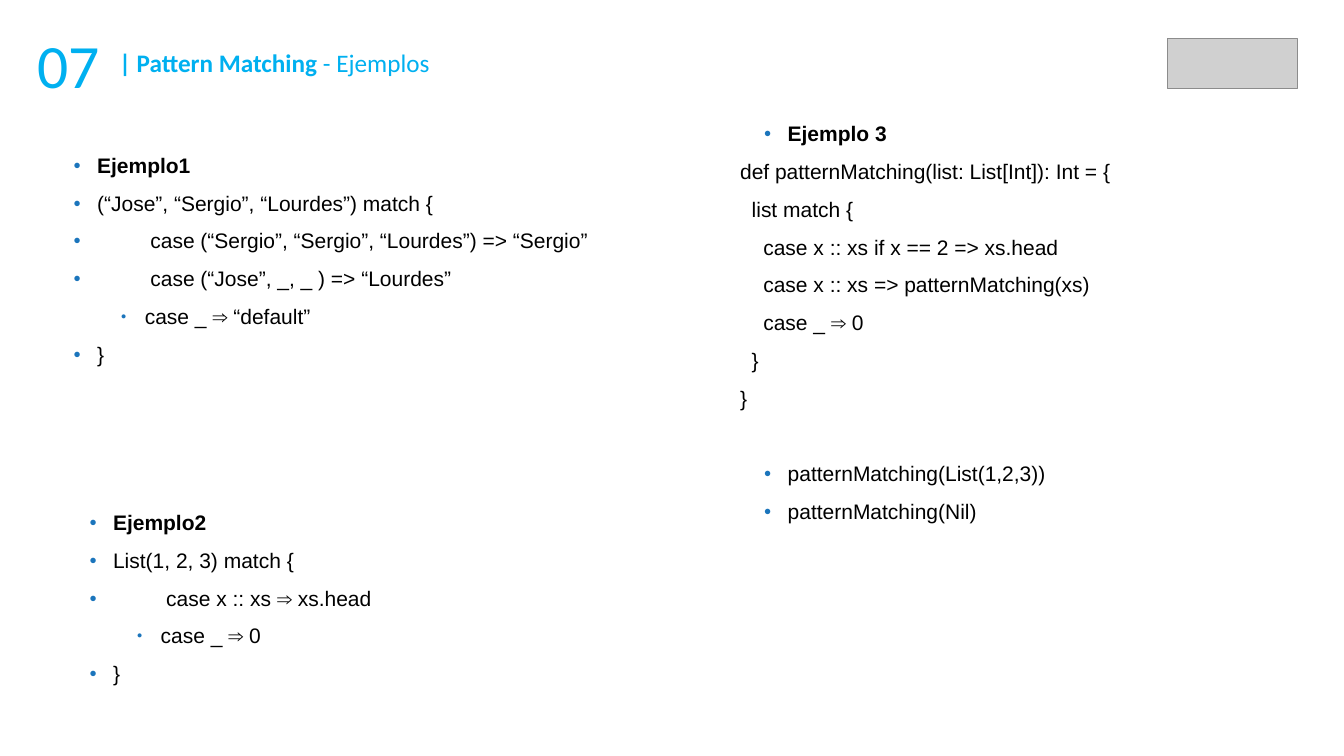
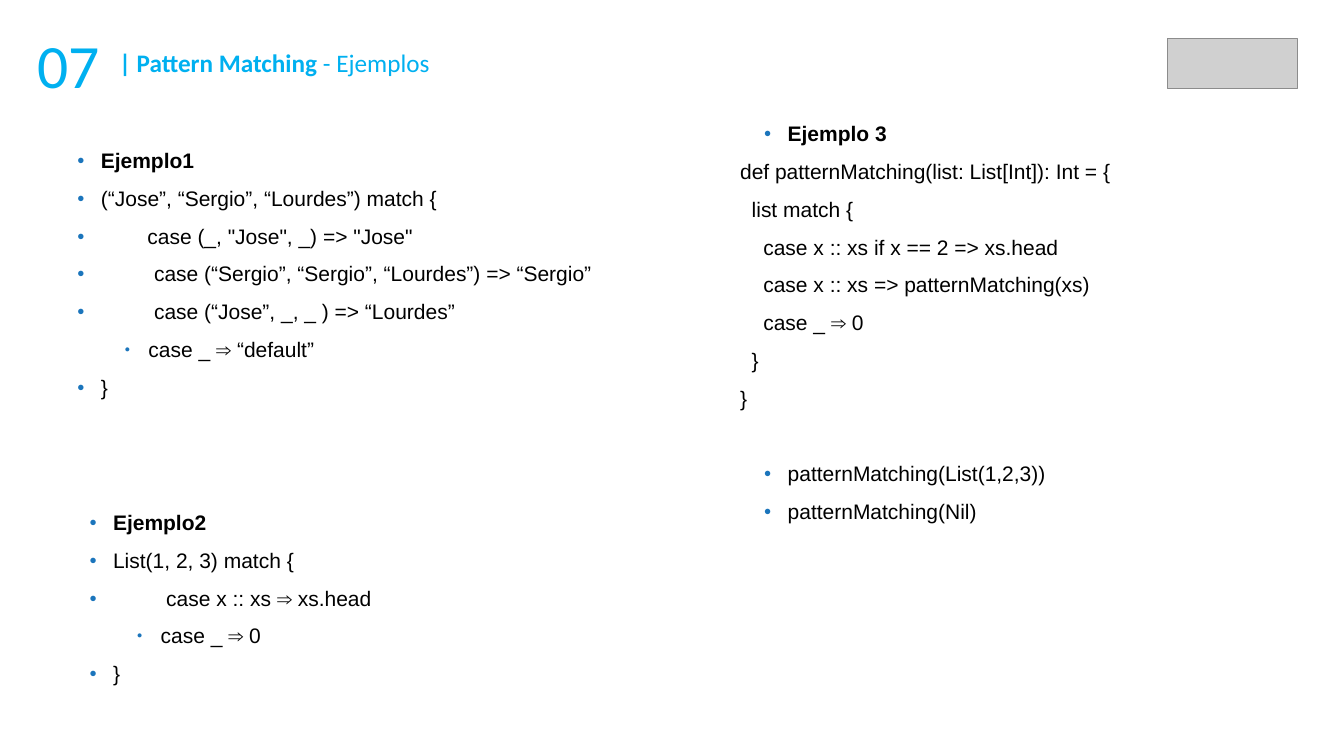
Before and after one commit to DaniGCaff/cursoScalaMay18, a slide deck: slide 21 of guiones/dia1.odp. Drawn at 1344x756 pixels with LibreOffice and Linux fonts; fonts in the diff are those of the drawing; grey boxes stand for pictures. Boxes give left, top, right and bottom in pixels: in the first picture for what was removed or moved away, otherwise in the second. Text is boxed around its words. In the diff, an @@ line names an element or a change of style, - is before the commit and + after.

```diff
--- a/guiones/dia1.odp
+++ b/guiones/dia1.odp
@@ text at (147,229,412,247): paragraph added @@
+  ● case (_, "Jose", _) => "Jose"
```
Also in this commit, not shown: 8 other files.
